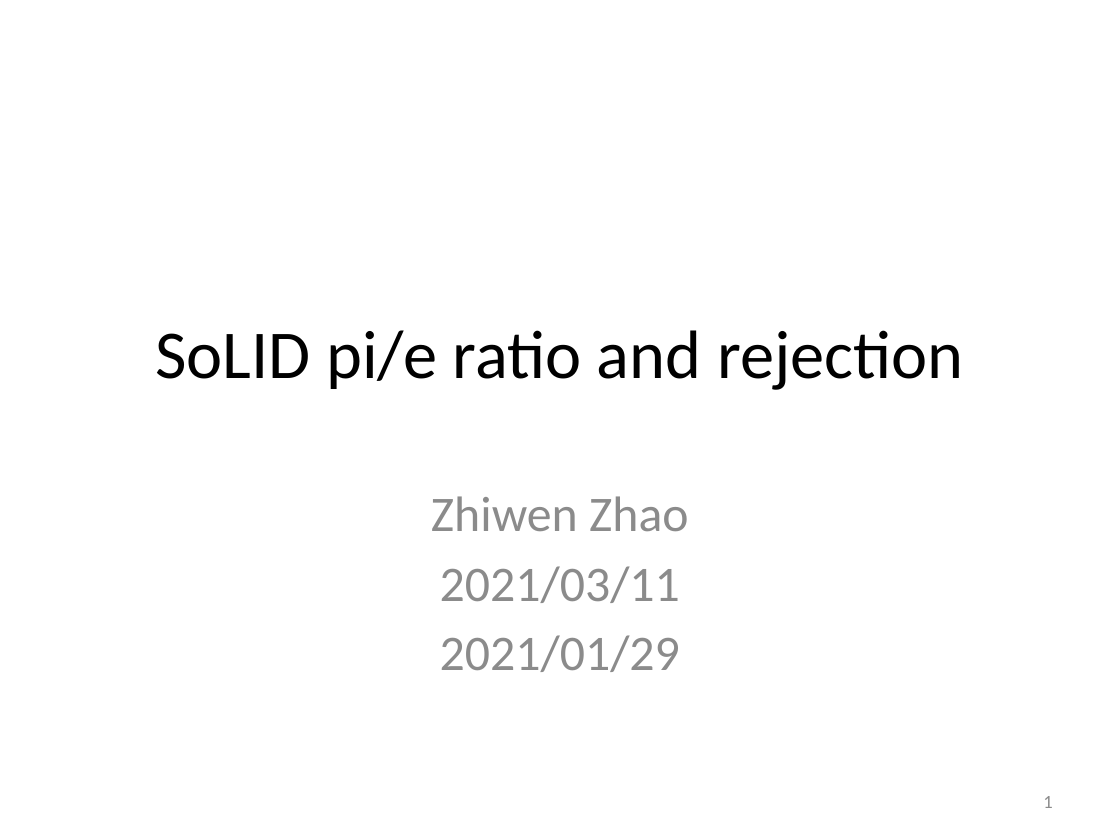
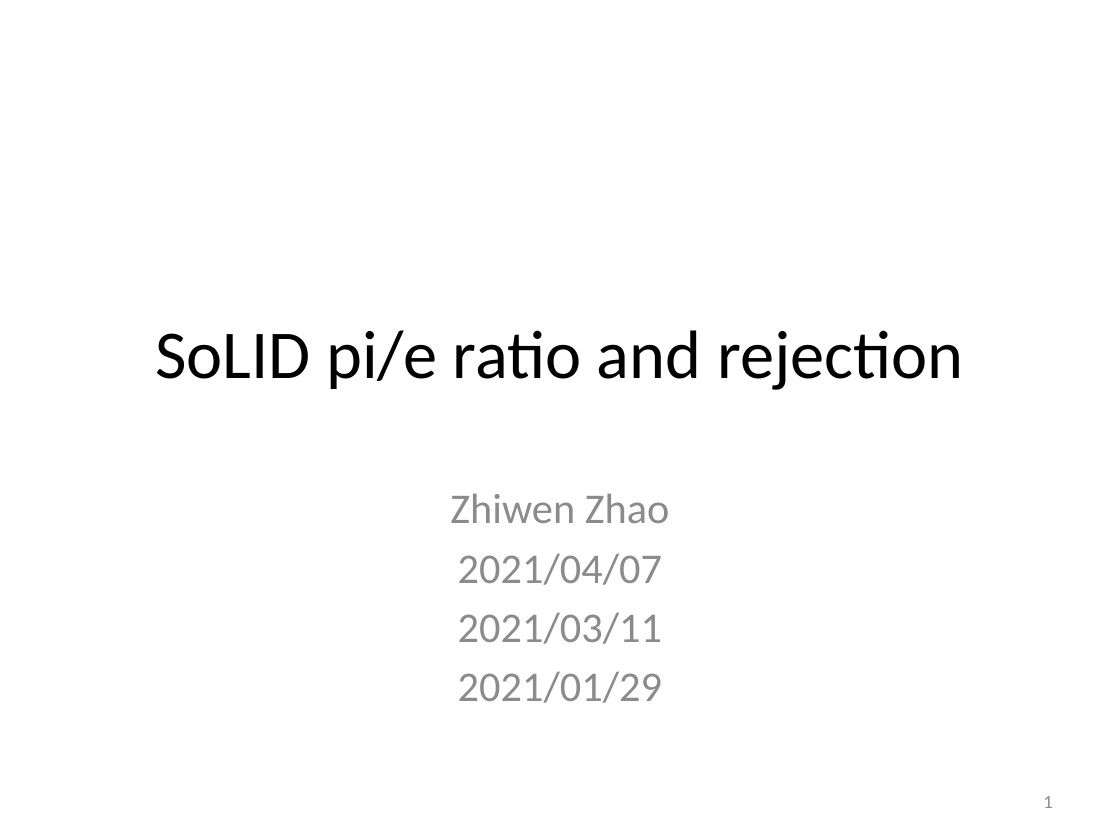
Before and after one commit to tianye8001/solid_gemc, a slide deck: slide 1 of analysis/pid/compare_e_pibggen_result_20200129/solid_pie_zwzhao_20210129.pptx. Drawn at 1120x840 pixels with LibreOffice and Linux fonts; fonts in the diff are those of the drawing. Boxes give left, top, right and bottom in pixels: in the first picture for what was removed or moved away, otherwise in the second. Text is boxed around its words. In the diff, an @@ line names an element or a change of style, - is before the commit and + after.

```diff
--- a/analysis/pid/compare_e_pibggen_result_20200129/solid_pie_zwzhao_20210129.pptx
+++ b/analysis/pid/compare_e_pibggen_result_20200129/solid_pie_zwzhao_20210129.pptx
@@ subtitle at box(450, 493, 670, 703): size 32 to 27.2 pt in "Zhiwen Zhao", "2021/03/11", "2021/01/29" @@
@@ subtitle at box(458, 553, 662, 585): paragraph added @@
+2021/04/07
```
Also in this commit, not shown: 1 other slide changed, 2 other files.
